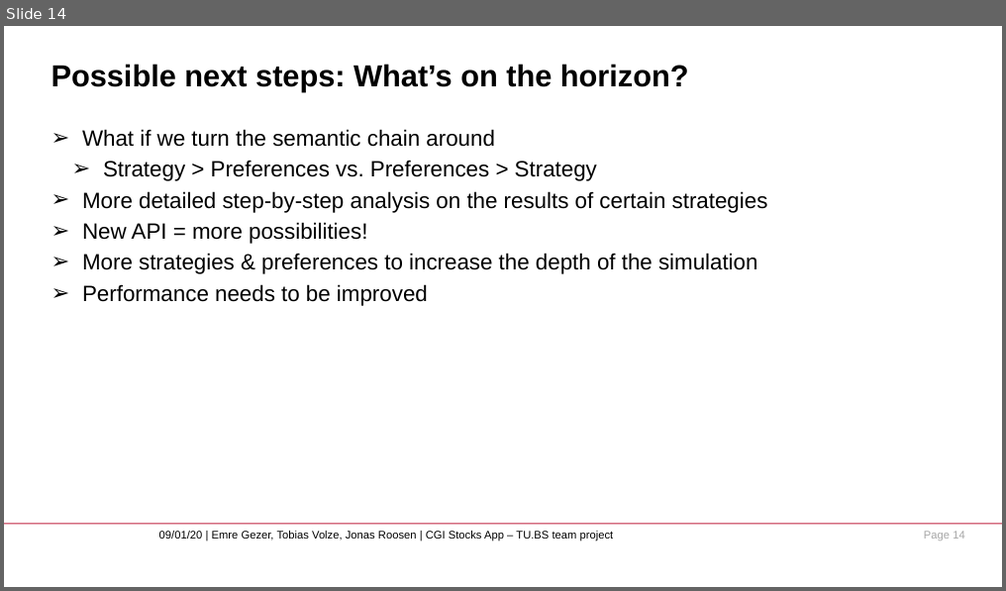
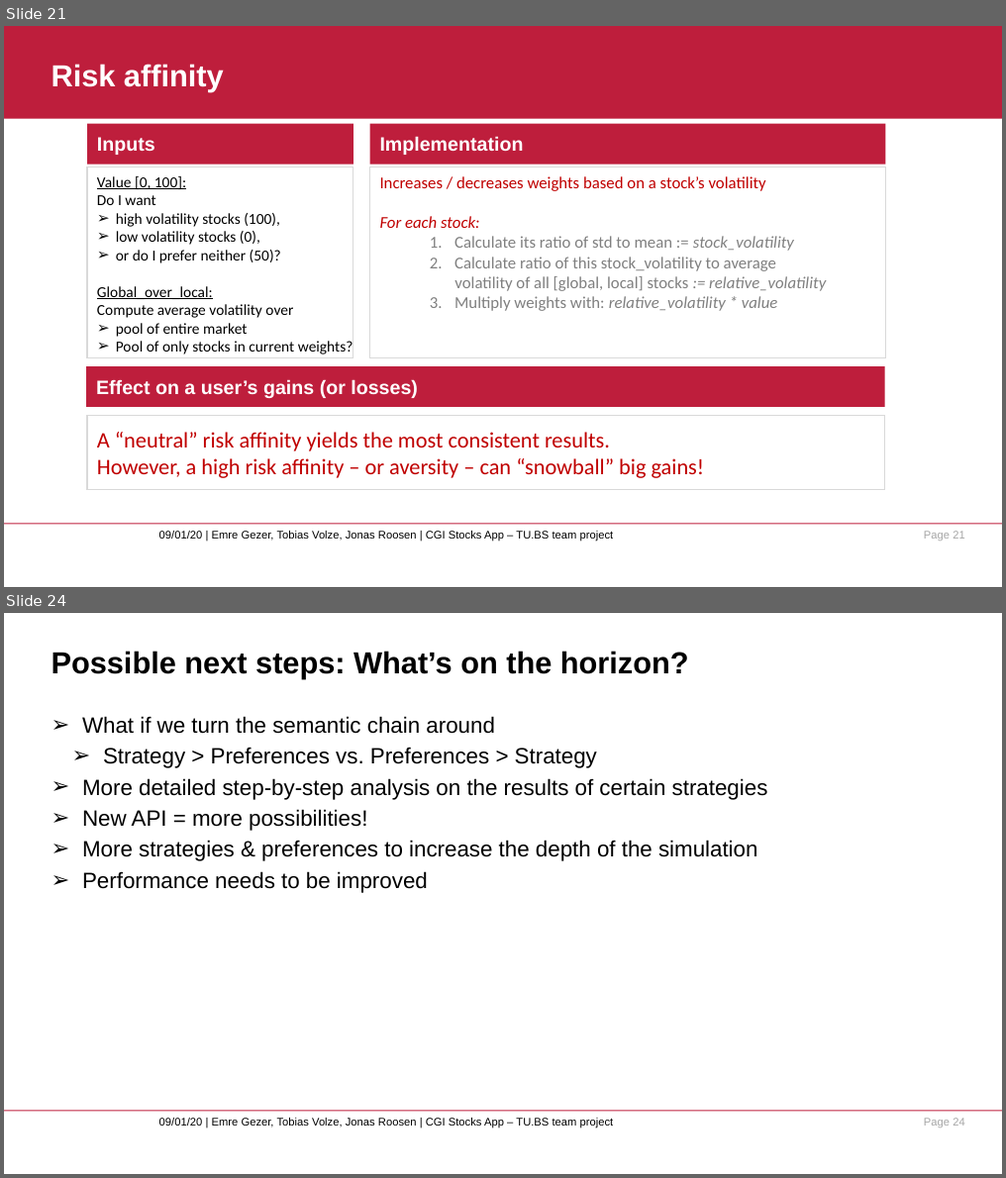
Before and after one commit to neoraven/Teamprojekt_SS20_CGI, a slide deck: presentation/TUBS_CGI_stocks_app_presentation.pptx. Shown one above the other, each under a label of ours: slide 14 before the commit, slides 21 and 24 after it; the slides between them are not shown. The pictures are 1006x591 and 1006x1178 pixels, drawn with LibreOffice and Linux fonts; fonts in the diff are those of the drawing; background and template pictures are left out. Boxes give left, top, right and bottom in pixels: in the first picture for what was removed or moved away, otherwise in the second. Text is boxed around its words. In the diff, an @@ line names an element or a change of style, - is before the commit and + after.

```diff
--- a/presentation/TUBS_CGI_stocks_app_presentation.pptx
+++ b/presentation/TUBS_CGI_stocks_app_presentation.pptx
@@ slide 21 added at (4,26,1002,587), background #FFFFFF; not listed: 3 template elements that a slide beside it also shows @@
@@ rectangle added at (4,26,1002,119), fill #BE1E3C @@
@@ title added at (52,64,224,92), 22 pt, text #FFFFFF, bold @@
+Risk affinity
@@ rectangle added at (87,124,353,165), fill #BE1E3C, 14 pt, text #FFFFFF, bold @@
+Inputs
@@ rectangle added at (370,124,886,165), fill #BE1E3C, 14 pt, text #FFFFFF, bold @@
+Implementation
@@ rectangle added at (87,168,353,360), fill #FFFFFF, outline #D9D9D9 0.75 pt, 11 pt, text #000000 @@
+Value [0, 100]:
+Do I want
+➢ high volatility stocks (100),
+➢ low volatility stocks (0),
+➢ or do I prefer neither (50)?
+Global_over_local:
+Compute average volatility over
+➢ pool of entire market
+➢ Pool of only stocks in current weights?
@@ rectangle added at (370,168,886,360), fill #FFFFFF, outline #D9D9D9 0.75 pt, 12 pt, text #808080 @@
+Increases / decreases weights based on a stock’s volatility
+For each stock:
+  1. Calculate its ratio of std to mean := stock_volatility
+  2. Calculate ratio of this stock_volatility to average
+volatility of all [global, local] stocks := relative_volatility
+  1. Multiply weights with: relative_volatility * value
@@ rectangle added at (87,367,885,407), fill #BE1E3C, 14 pt, text #FFFFFF, bold @@
+Effect on a user’s gains (or losses)
@@ rectangle added at (87,415,884,490), fill #FFFFFF, outline #D9D9D9 0.75 pt, 16 pt, text #C00000 @@
+A “neutral” risk affinity yields the most consistent results.
+However, a high risk affinity – or aversity – can “snowball” big gains!
@@ what was slide 14 is now slide 24 @@
@@ page number at (924,1118,964,1128): text changed @@
-Page 14
+Page 24
```
Also in this commit, not shown: 1 slide changed, 10 other slides added, 2 slides removed.
